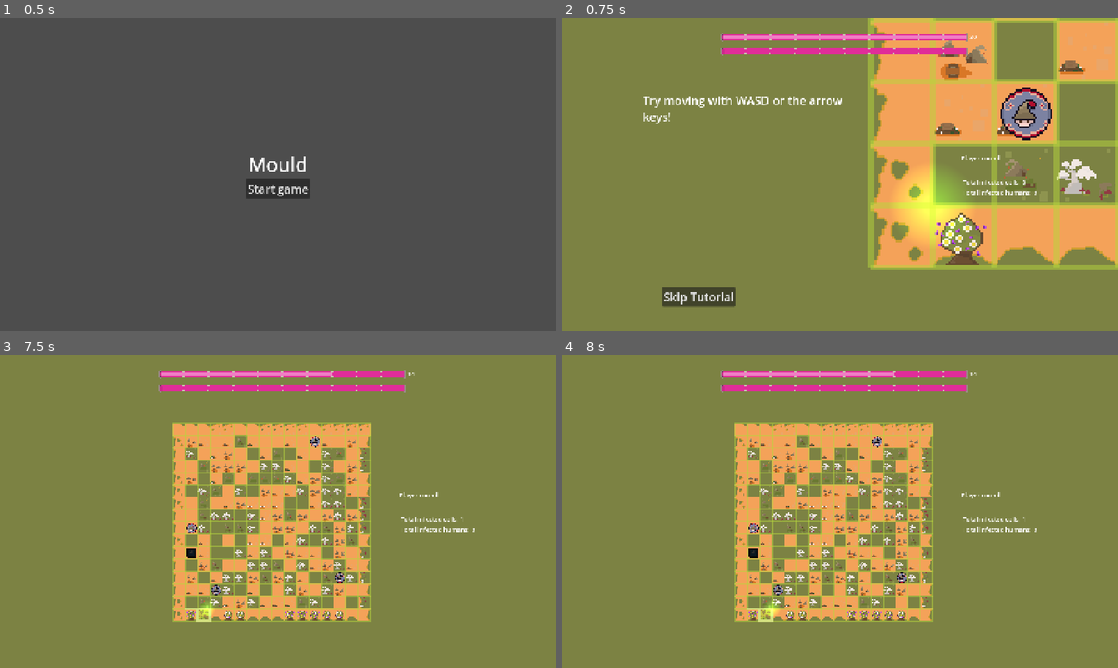
Above: before the commit, frames 1-4 (two rows, left to right).
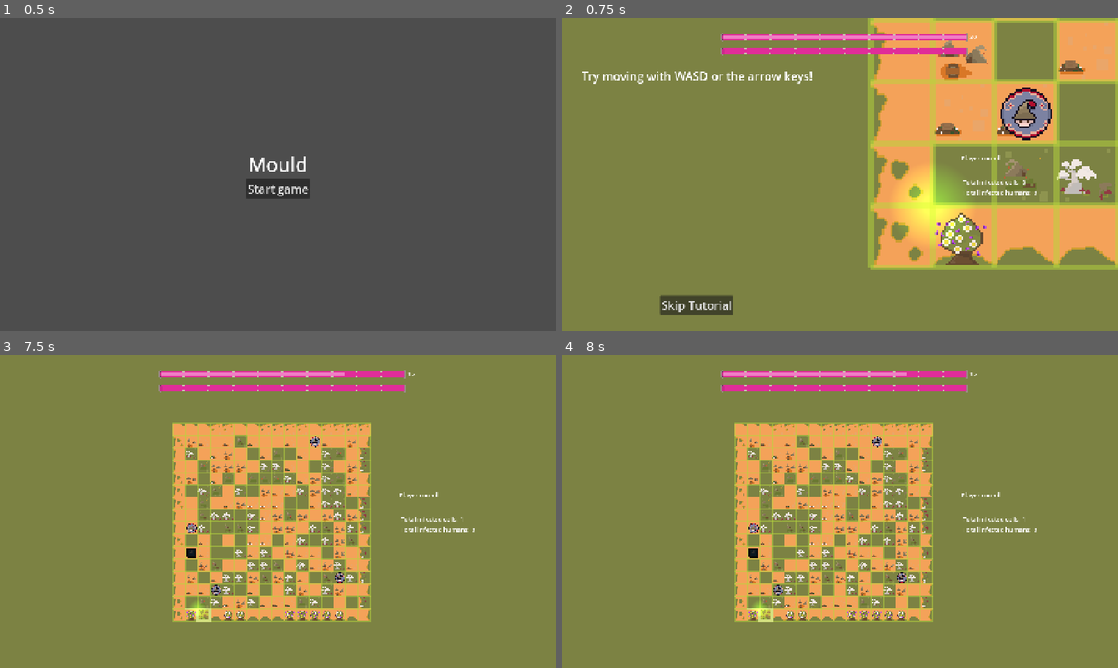
Above: after the commit, the same moments.

Repository: Sooshimi/mould
Game: Godot game, scene res://scenes/main.tscn
Same seed, same stepped clock (60 frames per second), same inputs: the game is played once before the commit and once after it. The engine's default icon, where the game draws it, is replaced by a stand-in: a white triangle on a blue panel in a dark square. Sound files missing from this copy of the repository are replaced by a short silence.
Inputs:
- Up to frame 1 (0.5 s): no input
- Up to frame 2 (0.75 s): click "Start game" at 0.5 s
- Up to frame 3 (7.5 s): click "Skip Tutorial" at 1.25 s; tap Enter at 2, 3.5, 5 s; hold D (right) 2.03-2.78 s; tap Space at 2.75, 4.25, 5.75 s; hold S (down) 2.78-3.53 s; hold D (right) 3.53-4.28 s; hold W (up) 4.28-5.03 s; hold A (left) 5.03-6.53 s; hold S (down) 6.53-7.28 s; hold D (right) from 7.28 s (still down)
- Up to frame 4 (8 s): keep holding D (right)

Frame 1 is identical in both runs. In frame 2, 2.0% of the frame differs, in the area x 3-51%, y 17-95%; in frame 3, 0.2%; in frame 4, 0.2%.

Commit message:
update tutorial

Diff:
--- a/scenes/game.tscn
+++ b/scenes/game.tscn
@@ -75,14 +75,8 @@
 script = ExtResource("1_0tnpc")
 
 [node name="CanvasLayer" type="CanvasLayer" parent="."]
-visible = false
 
 [node name="UI" parent="CanvasLayer" instance=ExtResource("7_trtic")]
-anchors_preset = 0
-anchor_right = 0.0
-anchor_bottom = 0.0
-grow_horizontal = 1
-grow_vertical = 1
 size_flags_horizontal = 4
 
 [node name="TileMapLayer" type="TileMapLayer" parent="."]
--- a/scenes/ui/tutorial_ui.tscn
+++ b/scenes/ui/tutorial_ui.tscn
@@ -11,17 +11,13 @@
 
 [node name="DialogueBox" type="Panel" parent="."]
 layout_mode = 0
-offset_left = 59.0
-offset_top = 57.0
-offset_right = 249.0
-offset_bottom = 57.0
 
 [node name="DialogueText" type="RichTextLabel" parent="DialogueBox"]
-layout_mode = 0
-offset_left = 27.0
-offset_top = 24.0
-offset_right = 619.0
-offset_bottom = 471.0
+layout_mode = 1
+offset_left = 50.0
+offset_top = 129.0
+offset_right = 714.0
+offset_bottom = 673.0
 theme_override_font_sizes/normal_font_size = 30
 theme_override_font_sizes/bold_font_size = 30
 theme_override_font_sizes/bold_italics_font_size = 30
@@ -29,29 +25,27 @@
 theme_override_font_sizes/mono_font_size = 30
 text = "test"
 
-[node name="NextButton" type="Button" parent="DialogueBox"]
+[node name="NextButton" type="Button" parent="DialogueBox/DialogueText"]
 layout_mode = 1
 anchors_preset = 3
 anchor_left = 1.0
 anchor_top = 1.0
 anchor_right = 1.0
 anchor_bottom = 1.0
-offset_left = -36.0
-offset_top = 363.0
-offset_right = 9.0
-offset_bottom = 394.0
+offset_left = -48.0
+offset_top = -31.0
 grow_horizontal = 0
 grow_vertical = 0
 text = "Okay"
 
 [node name="SkipTutorialButton" type="Button" parent="."]
 layout_mode = 0
-offset_left = 136.0
-offset_top = 586.0
-offset_right = 326.0
-offset_bottom = 636.0
+offset_left = 254.0
+offset_top = 718.0
+offset_right = 444.0
+offset_bottom = 768.0
 theme_override_font_sizes/font_size = 30
 text = "Skip Tutorial"
 
-[connection signal="pressed" from="DialogueBox/NextButton" to="." method="_on_next_button_pressed"]
+[connection signal="pressed" from="DialogueBox/DialogueText/NextButton" to="." method="_on_next_button_pressed"]
 [connection signal="pressed" from="SkipTutorialButton" to="." method="_on_skip_tutorial_button_pressed"]
--- a/scenes/ui/ui.tscn
+++ b/scenes/ui/ui.tscn
@@ -60,8 +60,11 @@
 text = "Total infected humans: 0"
 
 [node name="TutorialUI" parent="." instance=ExtResource("4_g5kmx")]
-layout_mode = 0
-offset_left = 123.0
-offset_top = 111.0
-offset_right = 313.0
-offset_bottom = 165.0
+layout_mode = 1
+anchors_preset = 15
+anchor_right = 1.0
+anchor_bottom = 1.0
+offset_right = 0.0
+offset_bottom = 0.0
+grow_horizontal = 2
+grow_vertical = 2
--- a/scripts/characters/slime.gd
+++ b/scripts/characters/slime.gd
@@ -83,5 +83,4 @@
 		slime_move_sfx.play()
 
 func disable_movement(toggle: bool) -> void:
-	print("paused", toggle)
 	disable_move  = toggle
--- a/scripts/ui/tutorial_ui.gd
+++ b/scripts/ui/tutorial_ui.gd
@@ -16,14 +16,13 @@
 	TurnManager.connect("tutorial_start", update_dialogue)
 	TurnManager.connect("hp_updated", step_1_player_moved)
 	TurnManager.connect("infected_cells_changed", step_3_infect_cell)
-	#TurnManager.connect("infected_humans_changed", on_infected_humans_changed)
-	$DialogueBox/NextButton.hide()
+	$DialogueBox/DialogueText/NextButton.hide()
 
 func update_dialogue() -> void:
 	if current_dialogue_index < dialogue.size():
 		$DialogueBox/DialogueText.text = dialogue[current_dialogue_index]
 		if current_dialogue_index == dialogue.size() - 1:
-			$DialogueBox/NextButton.hide()
+			$DialogueBox/DialogueText/NextButton.hide()
 
 func _on_skip_tutorial_button_pressed():
 	TurnManager.stop_slime_move.emit(false)
@@ -44,12 +43,13 @@
 	if TurnManager.current_level != 1:
 		tutorial_step += 1
 		next_dialogue()
+	if tutorial_step < 5:
 		pause_and_create_next_button_timer()
 
 func pause_and_create_next_button_timer() -> void:
 	TurnManager.stop_slime_move.emit(true)
 	await get_tree().create_timer(2.0).timeout
-	$DialogueBox/NextButton.show()
+	$DialogueBox/DialogueText/NextButton.show()
 
 func next_dialogue() -> void:
 	current_dialogue_index += 1
@@ -57,5 +57,5 @@
 
 func _on_next_button_pressed():
 	TurnManager.stop_slime_move.emit(false)
-	$DialogueBox/NextButton.hide()
+	$DialogueBox/DialogueText/NextButton.hide()
 	tutorial_step += 1
